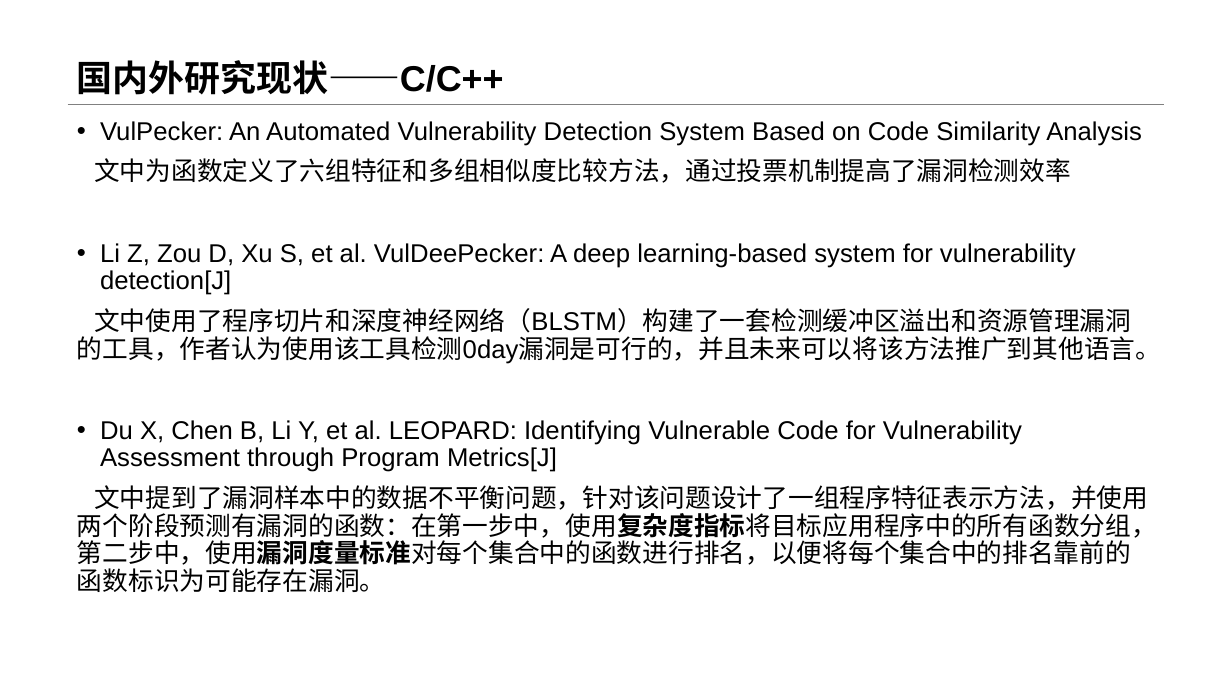
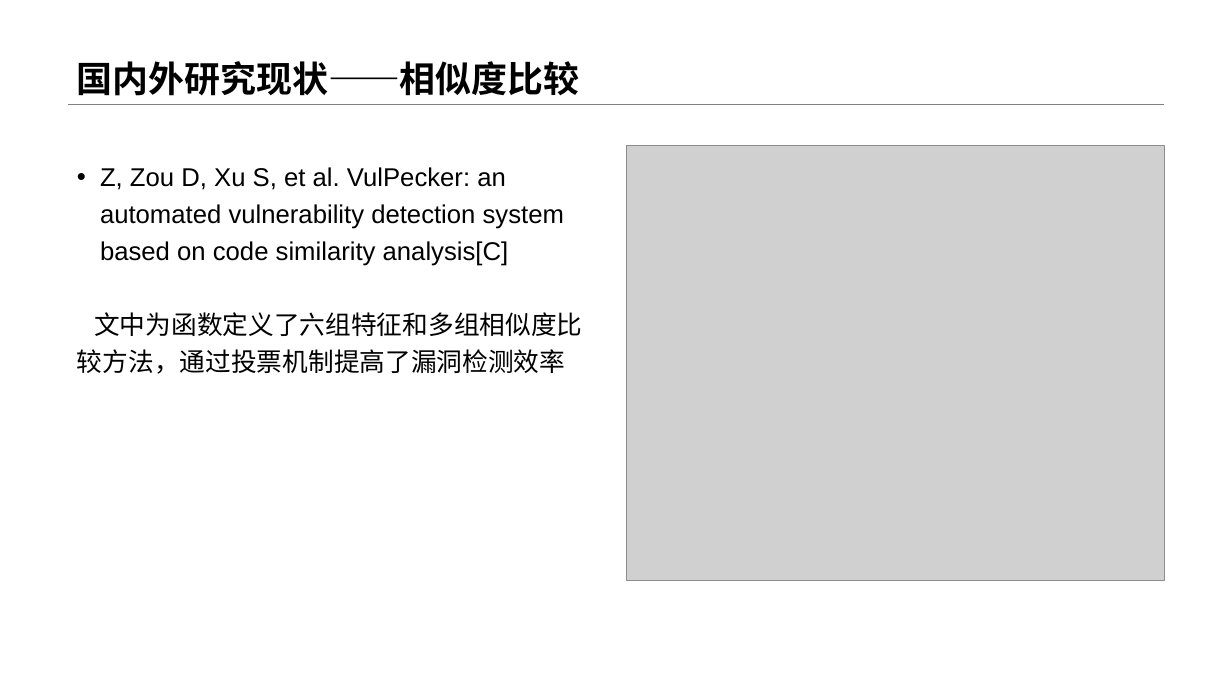
Before and after one commit to Anemone95/MLDetectVuln, a slide deck: slide 10 of 开题/基于深度学习的漏洞扫描系统.pptx (slide 8 before the commit). Drawn at 1232x693 pixels with LibreOffice and Linux fonts; fonts in the diff are those of the drawing; grey boxes stand for pictures. Boxes give left, top, right and bottom in pixels: in the first picture for what was removed or moved away, otherwise in the second. Text is boxed around its words. In the diff, an @@ line names an element or a change of style, - is before the commit and + after.

```diff
--- a/开题/基于深度学习的漏洞扫描系统.pptx
+++ b/开题/基于深度学习的漏洞扫描系统.pptx
@@ title at (77,61,579,96): text changed @@
-国内外研究现状——C/C++
+国内外研究现状——相似度比较
@@ picture added at (627,145,1165,581) @@
@@ text "Z, Zou D, Xu S, ...": place and size @@
-text "Z, Zou D, Xu S, ..." at (77,121,1161,592)
+text "Z, Zou D, Xu S, ..." at (77,167,582,374)
@@ text at (100,167,564,266): text changed @@
-• VulPecker: An Automated Vulnerability Detection System Based on Code Similarity Analysis
+• Z, Zou D, Xu S, et al. VulPecker: an automated vulnerability detection system based on code similarity analysis[C]
@@ text at (77,243,1161,592): paragraphs removed @@
-• Li Z, Zou D, Xu S, et al. VulDeePecker: A deep learning-based system for vulnerability detection[J]
-文中使用了程序切片和深度神经网络（BLSTM）构建了一套检测缓冲区溢出和资源管理漏洞的工具，作者认为使用该工具检测0day漏洞是可行的，并且未来可以将该方法推广到其他语言。
-• Du X, Chen B, Li Y, et al. LEOPARD: Identifying Vulnerable Code for Vulnerability Assessment through Program Metrics[J]
-文中提到了漏洞样本中的数据不平衡问题，针对该问题设计了一组程序特征表示方法，并使用两个阶段预测有漏洞的函数：在第一步中，使用复杂度指标将目标应用程序中的所有函数分组，第二步中，使用漏洞度量标准对每个集合中的函数进行排名，以便将每个集合中的排名靠前的函数标识为可能存在漏洞。
@@ text at (77,312,582,374): line spacing 0.9 to 1.2; less space between paragraphs @@
```
Also in this commit, not shown: 7 other slides changed, 10 slides added, 3 slides removed, 1 other file.
